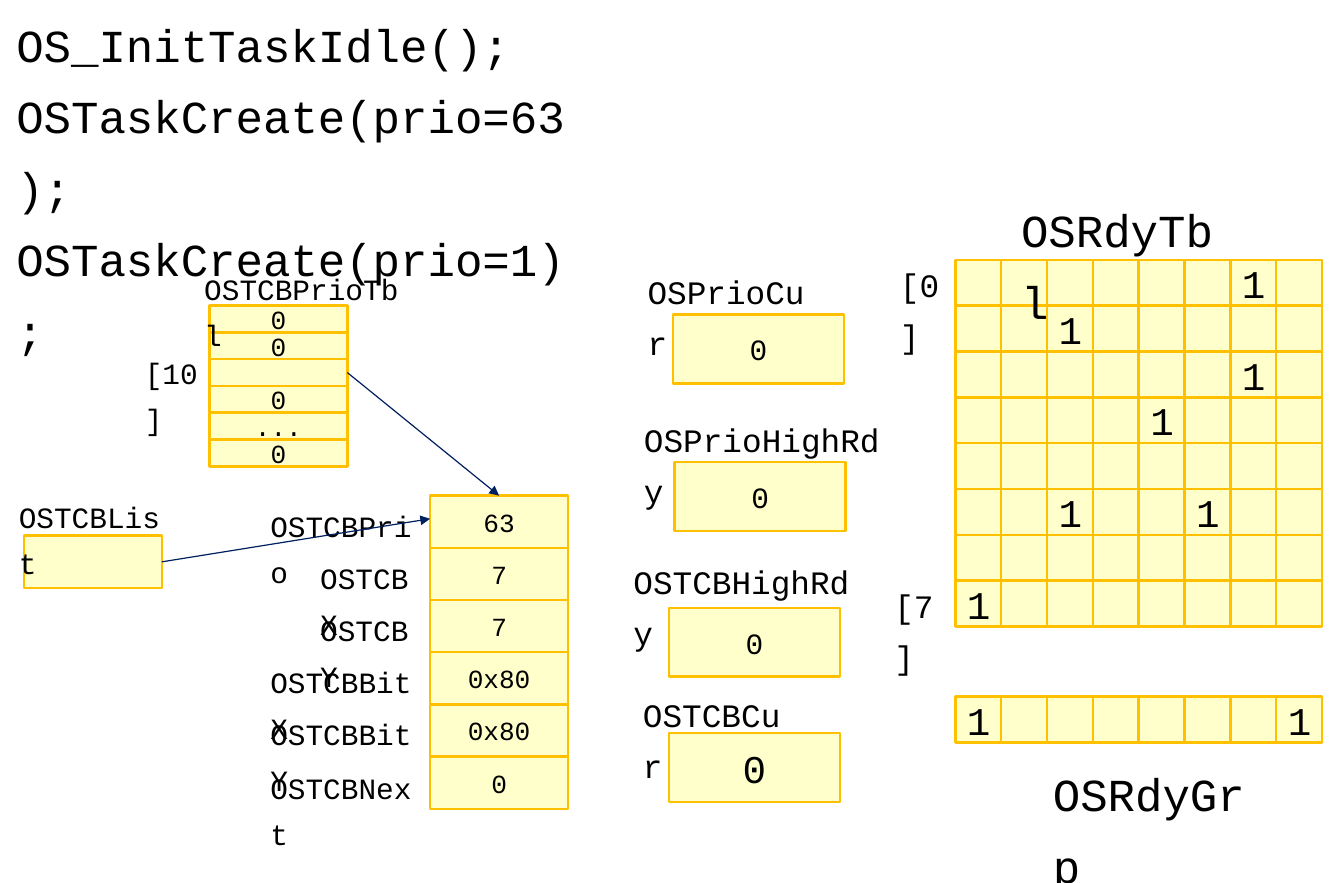
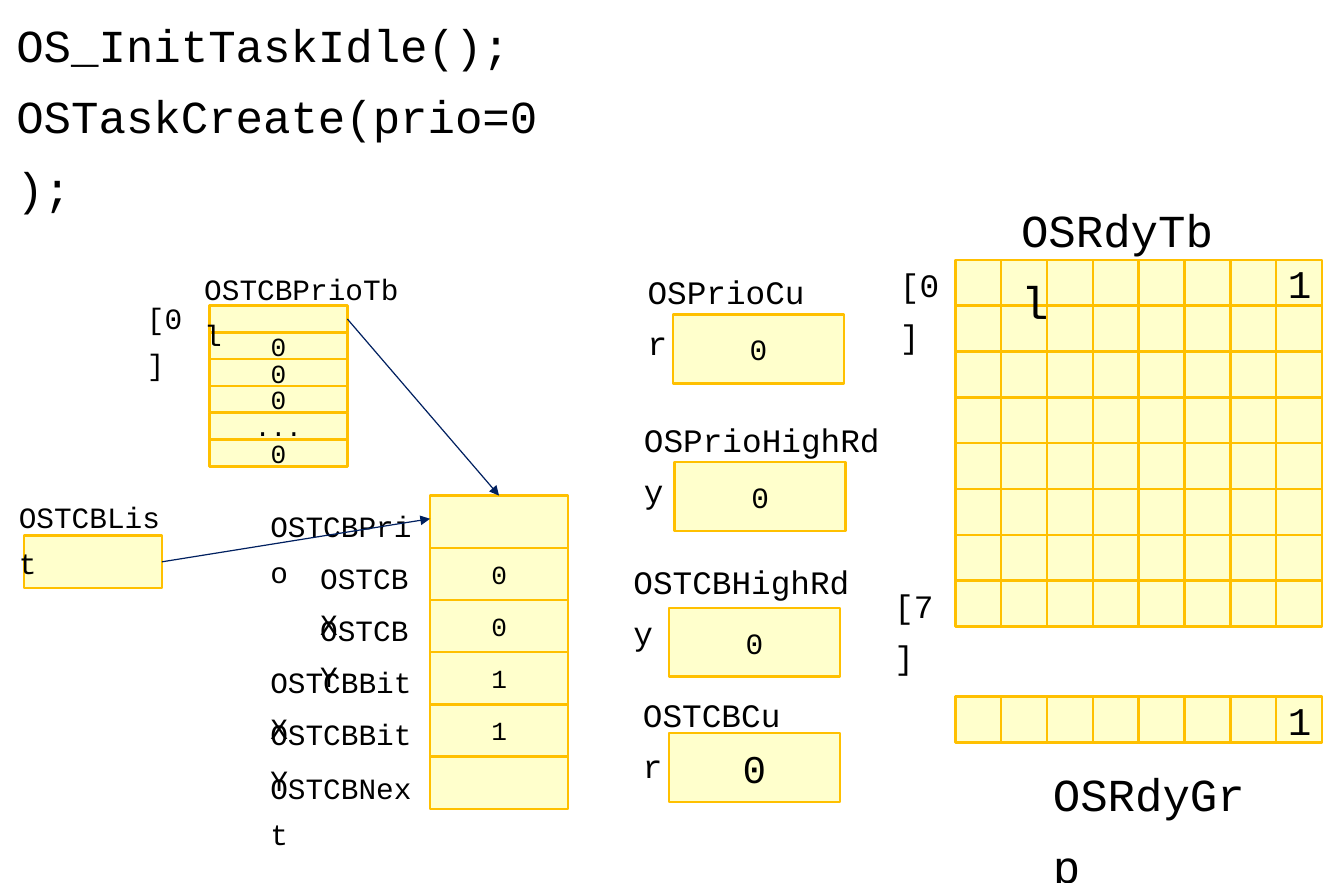
Before and after one commit to imguru-mooc/RTOS_uCOSII, a slide deck: slide 63 of RTOS.pptx (slide 62 before the commit). Drawn at 1344x883 pixels with LibreOffice and Linux fonts; fonts in the diff are those of the drawing. Boxes give left, top, right and bottom in pixels: in the first picture for what was removed or moved away, otherwise in the second. Text is boxed around its words. In the diff, an @@ line names an element or a change of style, - is before the commit and + after.

```diff
--- a/RTOS.pptx
+++ b/RTOS.pptx
@@ text at bbox=[16, 101, 537, 143]: text changed @@
-OSTaskCreate(prio=63);
-OSTaskCreate(prio=1);
+OSTaskCreate(prio=0);
@@ rectangle: place and size @@
-rectangle at bbox=[1276, 260, 1322, 306]
+rectangle at bbox=[1230, 260, 1276, 306]
@@ rectangle "1": place and size @@
-rectangle "1" at bbox=[1230, 260, 1276, 306]
+rectangle "1" at bbox=[1276, 260, 1322, 306]
@@ text at bbox=[147, 308, 182, 335]: text changed @@
-[10]
+[0]
@@ rectangle: place and size @@
-rectangle at bbox=[209, 359, 347, 386]
+rectangle at bbox=[209, 306, 347, 333]
@@ arrow moved from (347, 372) - (499, 495) to (347, 319) - (499, 495) @@
@@ text in rectangle at bbox=[1059, 318, 1083, 353]: text removed @@
-1
@@ rectangle "0": place and size @@
-rectangle "0" at bbox=[209, 306, 347, 333]
+rectangle "0" at bbox=[209, 359, 347, 386]
@@ text in rectangle at bbox=[1242, 364, 1266, 399]: text removed @@
-1
@@ text in rectangle at bbox=[1150, 409, 1174, 444]: text removed @@
-1
@@ text in rectangle at bbox=[1059, 501, 1083, 536]: text removed @@
-1
@@ text in rectangle at bbox=[1196, 501, 1220, 536]: text removed @@
-1
@@ text in rectangle at bbox=[483, 514, 514, 533]: text removed @@
-63
@@ text in rectangle at bbox=[491, 566, 507, 585]: text changed @@
-7
+0
@@ text in rectangle at bbox=[967, 593, 991, 630]: text removed @@
-1
@@ text in rectangle at bbox=[491, 618, 507, 637]: text changed @@
-7
+0
@@ text in rectangle at bbox=[491, 670, 507, 688]: text changed @@
-0x80
+1
@@ text in rectangle at bbox=[967, 709, 991, 746]: text removed @@
-1
@@ text in rectangle at bbox=[491, 722, 507, 740]: text changed @@
-0x80
+1
@@ text in rectangle at bbox=[491, 775, 507, 794]: text removed @@
-0
```
Also in this commit, not shown: 53 other slides changed, 7 slides added, 1 slide removed.
